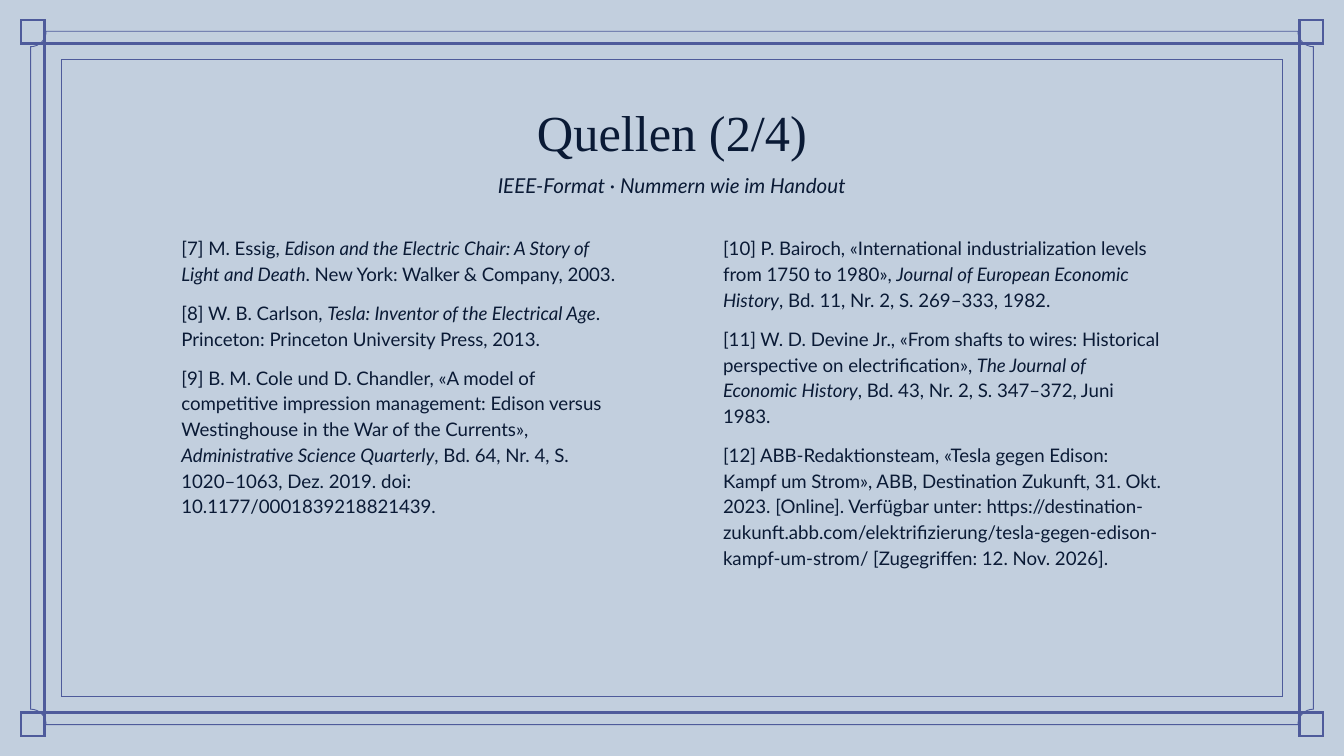
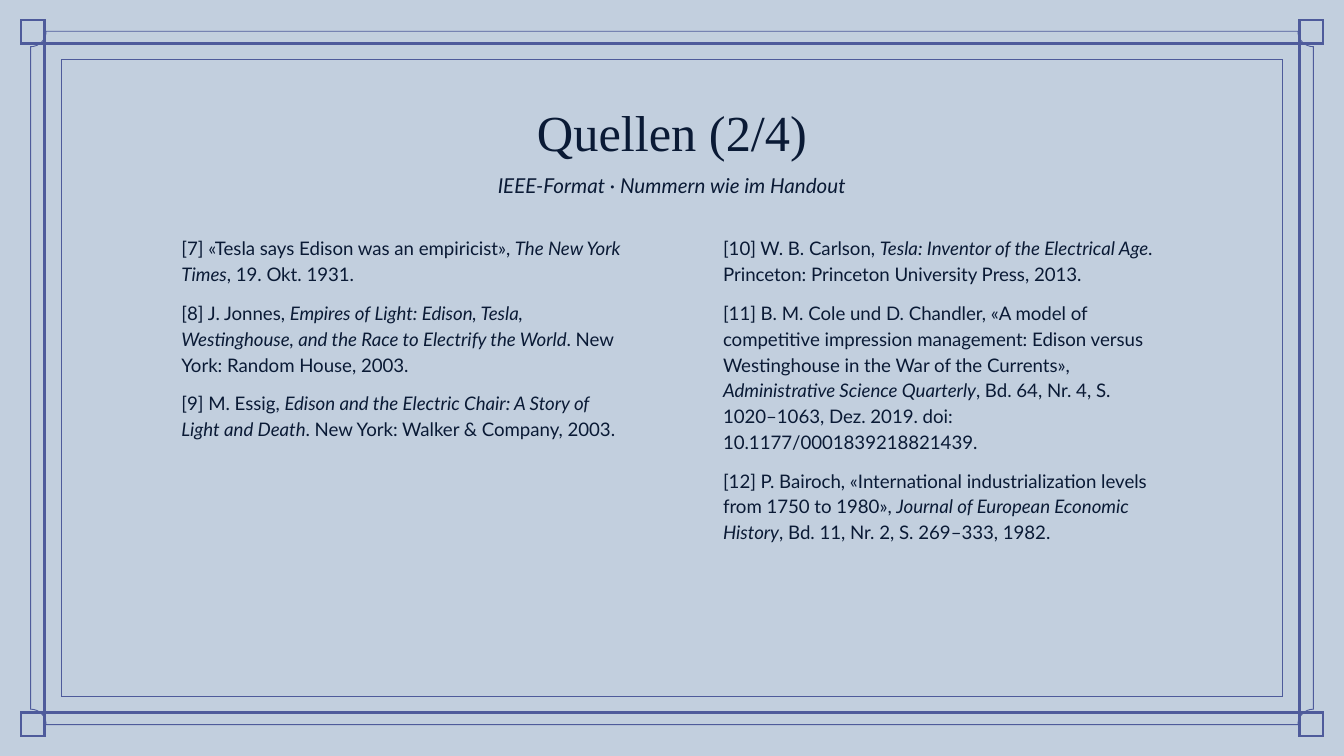
Before and after one commit to simonbruder-hub/Edison_vs_Westinghouse, a slide deck: slide 19 of abgabe/Praesentation_Stromkrieg_Bruder.pptx (slide 18 before the commit). Drawn at 1344x756 pixels with LibreOffice and Linux fonts; fonts in the diff are those of the drawing; background and template pictures are left out. Boxes give left, top, right and bottom in pixels: in the first picture for what was removed or moved away, otherwise in the second. Text is boxed around its words. In the diff, an @@ line names an element or a change of style, - is before the commit and + after.

```diff
--- a/abgabe/Praesentation_Stromkrieg_Bruder.pptx
+++ b/abgabe/Praesentation_Stromkrieg_Bruder.pptx
@@ subtitle at [181, 240, 621, 440]: text changed; italic on @@
-[7] M. Essig, Edison and the Electric Chair: A Story of Light and Death. New York: Walker & Company, 2003.
-[8] W. B. Carlson, Tesla: Inventor of the Electrical Age. Princeton: Princeton University Press, 2013.
-[9] B. M. Cole und D. Chandler, «A model of competitive impression management: Edison versus Westinghouse in the War of the Currents», Administrative Science Quarterly, Bd. 64, Nr. 4, S. 1020–1063, Dez. 2019. doi: 10.1177/0001839218821439.
+[7] «Tesla says Edison was an empiricist», The New York Times, 19. Okt. 1931.
+[8] J. Jonnes, Empires of Light: Edison, Tesla, Westinghouse, and the Race to Electrify the World. New York: Random House, 2003.
+[9] M. Essig, Edison and the Electric Chair: A Story of Light and Death. New York: Walker & Company, 2003.
@@ subtitle at [723, 240, 1153, 542]: text changed @@
-[10] P. Bairoch, «International industrialization levels from 1750 to 1980», Journal of European Economic History, Bd. 11, Nr. 2, S. 269–333, 1982.
-[11] W. D. Devine Jr., «From shafts to wires: Historical perspective on electrification», The Journal of Economic History, Bd. 43, Nr. 2, S. 347–372, Juni 1983.
-[12] ABB-Redaktionsteam, «Tesla gegen Edison: Kampf um Strom», ABB, Destination Zukunft, 31. Okt. 2023. [Online]. Verfügbar unter: https://destination-zukunft.abb.com/elektrifizierung/tesla-gegen-edison-kampf-um-strom/ [Zugegriffen: 12. Nov. 2026].
+[10] W. B. Carlson, Tesla: Inventor of the Electrical Age. Princeton: Princeton University Press, 2013.
+[11] B. M. Cole und D. Chandler, «A model of competitive impression management: Edison versus Westinghouse in the War of the Currents», Administrative Science Quarterly, Bd. 64, Nr. 4, S. 1020–1063, Dez. 2019. doi: 10.1177/0001839218821439.
+[12] P. Bairoch, «International industrialization levels from 1750 to 1980», Journal of European Economic History, Bd. 11, Nr. 2, S. 269–333, 1982.
```
Also in this commit, not shown: 18 other slides changed, 1 slide added, 13 other files.
